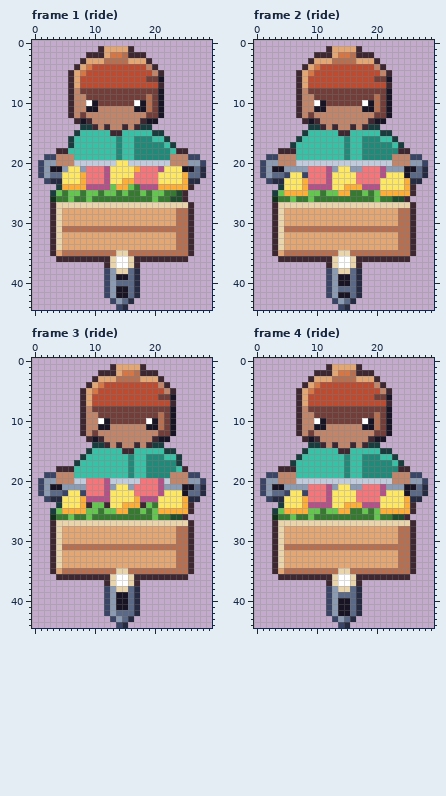
File history of a pixel-art file, art/hood-markets/cargo-bike@62.aseprite. This is how it looked before the edit.
30x45 pixels, 4 frames. Shown: frame 1 (ride), frame 2 (ride), frame 3 (ride), frame 4 (ride).
Once edited:
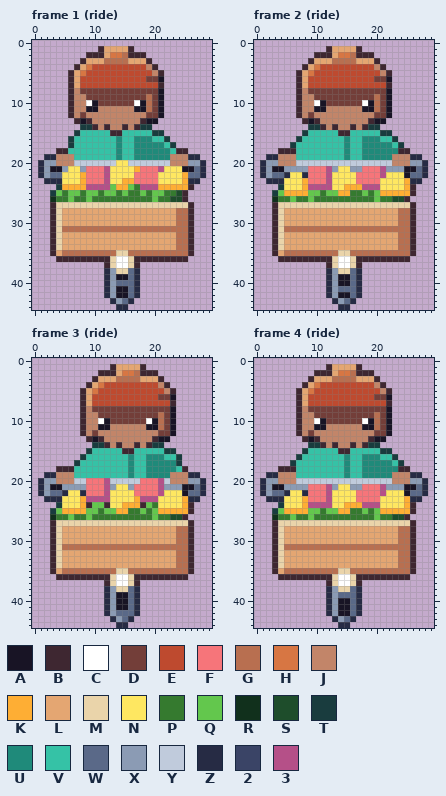
Palette (. is transparent): A #181425  B #3e2731  C #ffffff  D #733e39  E #be4a2f  F #f6757a  G #b86f50  H #d77643  J #c28569  K #feae34  L #e4a672  M #ead4aa  N #fee761  P #357a2f  Q #63c74d  R #11301c  S #1e4d2b  T #193c3e  U #1f8a7a  V #35c2a6  W #5a6988  X #8b9bb4  Y #c0cbdc  Z #262b44  2 #3a4466  3 #b55088
Difference:
--- frame 1 (ride)
@@ x 0..29 @@
 18 ....BBVVVVVVVVUVVUUUUUUVBB....
-19 ..22JJJVVVVVVVUVVUUUUUUJJJ22..
-20 .2XXJJJYYYYYYYNNYYYYYYYJJJXX2.
-21 .2XAAXNNXFFF3NNNNKFFF3NNNAAWZ.
-22 .2XWWNNNKFFF3NNNNFFFFNNNNKWWZ.
-23 ..2ZZNNNKFFF3NNKKFFFFNNNNKZZ..
+19 ..ZZJJJVVVVVVVUVVUUUUUUJJJZZ..
+20 .ZXXJJJYYYYYYYNNYYYYYYYJJJXXZ.
+21 .ZXAAXNNXFFF3NNNNKFFF3NNNAAWZ.
+22 .ZXWWNNNKFFF3NNNNFFFFNNNNKWWZ.
+23 ..ZZZNNNKFFF3NNKKFFFFNNNNKZZ..
 24 ....TKKKK3333QKKQP333KKKKKB...
@@ x 10..16 @@
 37 ..BMCCM
-38 ..2XMMW
-39 ..2XAAW
-40 ..2XWWW
-41 ..2XAAW
-42 ..2XAAW
-43 ...2XWZ
-44 ....2Z.
+38 ..ZXMMW
+39 ..ZXAAW
+40 ..ZXWWW
+41 ..ZXAAW
+42 ..ZXAAW
+43 ...ZXWZ
+44 ....ZZ.
--- frame 2 (ride)
@@ x 0..29 @@
 18 ....BBBVVVVVVVVUVVUUUUUUBB....
-19 ..22JJJVVVVVVVVUVVUUUUUJJJ22..
-20 .2XXJJJYYYYYYYYYYYYYYYYJJJXX2.
-21 .2XAAXXXXFFF3XNNXXFFF3XXXAAWZ.
-22 .2XWW2NN2FFF3NNNNFFFF3NNNAWWZ.
-23 ..2ZZNNNKFFF3NNNNFFFFNNNNKZZ..
+19 ..ZZJJJVVVVVVVVUVVUUUUUJJJZZ..
+20 .ZXXJJJYYYYYYYYYYYYYYYYJJJXXZ.
+21 .ZXAAXXXXFFF3XNNXXFFF3XXXAAWZ.
+22 .ZXWWZNNZFFF3NNNNFFFF3NNNAWWZ.
+23 ..ZZZNNNKFFF3NNNNFFFFNNNNKZZ..
 24 ....TNNNK3333NNKKK333NNNNKB...
@@ x 10..16 @@
 37 ..BMCCM
-38 ..2XMMW
-39 ..2XAAW
-40 ..2XAAW
-41 ..2XWWW
-42 ..2XAAW
-43 ...2XWZ
-44 ....2Z.
+38 ..ZXMMW
+39 ..ZXAAW
+40 ..ZXAAW
+41 ..ZXWWW
+42 ..ZXAAW
+43 ...ZXWZ
+44 ....ZZ.
--- frame 3 (ride)
@@ x 0..29 @@
 18 ....BBBVVVVVVVVVUVVUUUUUVB....
-19 ..22JJJVVVVVVVVVUVVUUUUJJJ22..
-20 .2XXJJJYYFFF3YYYYYFFF3YJJJXX2.
-21 .2XAAXXXXFFF3XNNXFFFF3XXXAAWZ.
-22 .2XWW2NN2FFF3NNNNFFFF3NNNAWWZ.
-23 ..2ZZNNNK3333NNNNK333NNNNKZZ..
+19 ..ZZJJJVVVVVVVVVUVVUUUUJJJZZ..
+20 .ZXXJJJYYFFF3YYYYYFFF3YJJJXXZ.
+21 .ZXAAXXXXFFF3XNNXFFFF3XXXAAWZ.
+22 .ZXWWZNNZFFF3NNNNFFFF3NNNAWWZ.
+23 ..ZZZNNNK3333NNNNK333NNNNKZZ..
 24 ....TNNNKBQQBNNKKKBQPNNNNKB...
@@ x 10..16 @@
 37 ..BMCCM
-38 ..2XMMW
-39 ..2XAAW
-40 ..2XAAW
-41 ..2XAAW
-42 ..2XWWW
-43 ...2XWZ
-44 ....2Z.
+38 ..ZXMMW
+39 ..ZXAAW
+40 ..ZXAAW
+41 ..ZXAAW
+42 ..ZXWWW
+43 ...ZXWZ
+44 ....ZZ.
--- frame 4 (ride)
@@ x 0..29 @@
 18 ....BBBVVVVVVVVUVVUUUUUUBB....
-19 ..22JJJVVVVVVVVUVVUUUUUJJJ22..
-20 .2XXJJJYYYYYYYYYYYYYYYYJJJXX2.
-21 .2XAAXXXXFFF3XNNXXFFF3XXXAAWZ.
-22 .2XWW2NN2FFF3NNNNFFFF3NNNAWWZ.
-23 ..2ZZNNNKFFF3NNNNFFFFNNNNKZZ..
+19 ..ZZJJJVVVVVVVVUVVUUUUUJJJZZ..
+20 .ZXXJJJYYYYYYYYYYYYYYYYJJJXXZ.
+21 .ZXAAXXXXFFF3XNNXXFFF3XXXAAWZ.
+22 .ZXWWZNNZFFF3NNNNFFFF3NNNAWWZ.
+23 ..ZZZNNNKFFF3NNNNFFFFNNNNKZZ..
 24 ....TNNNK3333NNKKK333NNNNKB...
@@ x 10..16 @@
 37 ..BMCCM
-38 ..2XMMW
-39 ..2XWWW
-40 ..2XAAW
-41 ..2XAAW
-42 ..2XAAW
-43 ...2XWZ
-44 ....2Z.
+38 ..ZXMMW
+39 ..ZXWWW
+40 ..ZXAAW
+41 ..ZXAAW
+42 ..ZXAAW
+43 ...ZXWZ
+44 ....ZZ.
